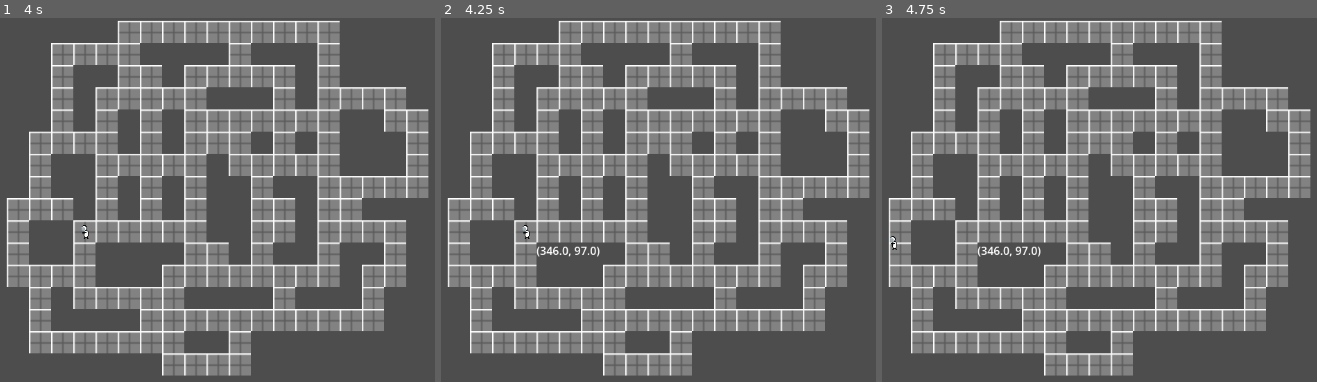
Above: before the commit, frames 1-3 (left to right).
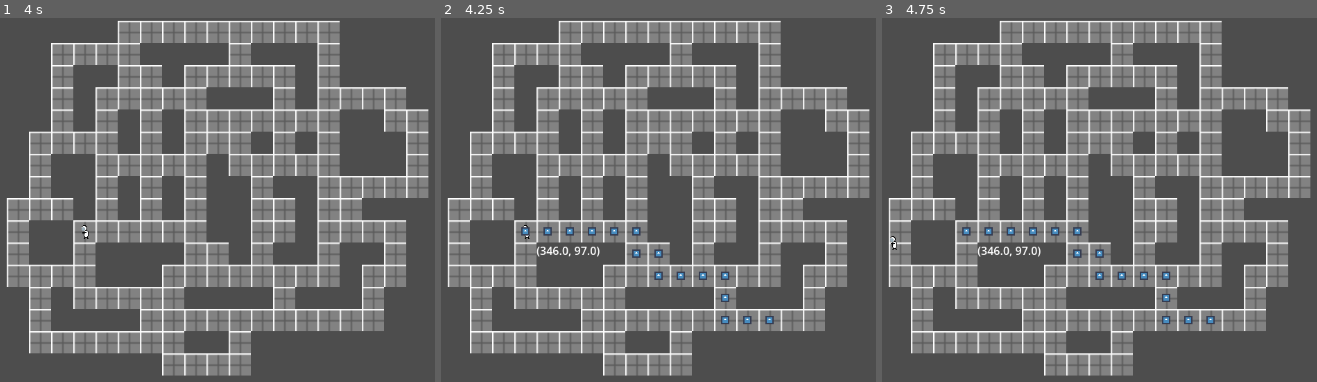
Above: after the commit, the same moments.

Repository: TreadTheDawnGames/GodotWildJam81
Game: Godot game, scene res://Scenes/crewmate_test.tscn
Two runs of this game, one before a commit and one after it. Both use one fixed random seed, a clock stepped at 60 frames per second and the inputs below. This scene is started directly instead of the project's main scene. The engine's default icon, where the game draws it, is replaced by a stand-in: a white triangle on a blue panel in a dark square.
Inputs (mouse positions are in pixels of both pictures, inside the frame that each line leads up to):
- Up to frame 1 (4 s): tap Enter at 0.5, 2, 3.5 s; move the mouse to (269, 221) at 0.52 s; hold Right (ui_right) 0.53-1.28 s; tap Space at 1.25, 2.75 s; move the mouse to (outside the picture) at 1.27 s; hold Down (ui_down) 1.28-2.03 s; move the mouse to (174, 145) at 2.02 s; hold Right (ui_right) 2.03-2.78 s; move the mouse to (56, 331) at 2.77 s; hold Up (ui_up) 2.78-3.53 s; move the mouse to (334, 309) at 3.52 s; hold Left (ui_left) from 3.53 s (still down)
- Up to frame 2 (4.25 s): keep holding Left (ui_left); click (775, 309) at 4.15 s
- Up to frame 3 (4.75 s): keep holding Left (ui_left); move the mouse to (outside the picture) at 4.27 s

Frame 1 is identical in both runs. In frame 2, 0.7% of the frame differs, in the area x 18-77%, y 57-85%; in frame 3, 0.7%.

Commit message:
pathfinding shows a trail

Diff:
--- a/Scenes/crewmate_test.gd
+++ b/Scenes/crewmate_test.gd
@@ -6,6 +6,9 @@
 @onready var label: Label = $Label
 @onready var camera: Camera2D = $Camera2D
 @onready var tilemap: TileMapLayer = $TileMapLayer
+@export var trail_texture: Texture2D
+
+var _trail: Node2D
 
 signal changed_navpoint(pos: Vector2)
 
@@ -30,8 +33,23 @@
 			label.text = str(mousepos)
 			var from: Vector2i = _global_to_tilemap(crewmate.position)
 			var to: Vector2i = _global_to_tilemap(mousepos)
-			print(_pathfinding(from, to))
+			var path = _pathfinding(from, to)
+			print(path)
+			_create_trail.call_deferred(path)
 		pass
+
+
+func _create_trail(path):
+	if _trail:
+		_trail.queue_free()
+	_trail = Node2D.new()
+	for i: Vector2i in path:
+		var sp: Sprite2D = Sprite2D.new()
+		sp.texture = trail_texture
+		sp.scale = 0.1 * Vector2.ONE
+		sp.position = tilemap.map_to_local(i) * tilemap.scale
+		_trail.add_child(sp)
+	add_child(_trail)
 
 
 func _global_to_tilemap(v: Vector2) -> Vector2i:
@@ -58,6 +76,7 @@
 		# Push any of the unvisited cells into the node
 		var surround: Array[Vector2i] = tilemap.get_surrounding_cells(v)
 		var filtered: Array[Vector2i] = surround.filter(func(i): return tilemap.get_cell_source_id(i) >= 0 && !path.has(i))
+		filtered.sort_custom(func(a, b): return a.distance_to(to) > b.distance_to(to))
 		if !filtered.is_empty():
 			filtered.all(func(i): stack.push_back(i); return true)
 
--- a/Scenes/crewmate_test.tscn
+++ b/Scenes/crewmate_test.tscn
@@ -1,7 +1,8 @@
-[gd_scene load_steps=7 format=4 uid="uid://baqt4yd2q0fvy"]
+[gd_scene load_steps=8 format=4 uid="uid://baqt4yd2q0fvy"]
 
 [ext_resource type="Texture2D" uid="uid://b081xhyg1yieh" path="res://Assets/Sprites/Placeholders/test-tilemap.png" id="1_blwmn"]
 [ext_resource type="Script" uid="uid://dibnuv2lxbqt5" path="res://Scenes/crewmate_test.gd" id="1_yfc8g"]
+[ext_resource type="Texture2D" uid="uid://dtidrmibctya6" path="res://icon.svg" id="2_2y5pk"]
 [ext_resource type="PackedScene" uid="uid://chax0pgaodrnu" path="res://Scenes/Objects/crewmate.tscn" id="2_udih6"]
 
 [sub_resource type="NavigationPolygon" id="NavigationPolygon_udih6"]
@@ -43,6 +44,7 @@
 
 [node name="CrewmateTest" type="Node2D"]
 script = ExtResource("1_yfc8g")
+trail_texture = ExtResource("2_2y5pk")
 
 [node name="TileMapLayer" type="TileMapLayer" parent="."]
 scale = Vector2(2, 2)
